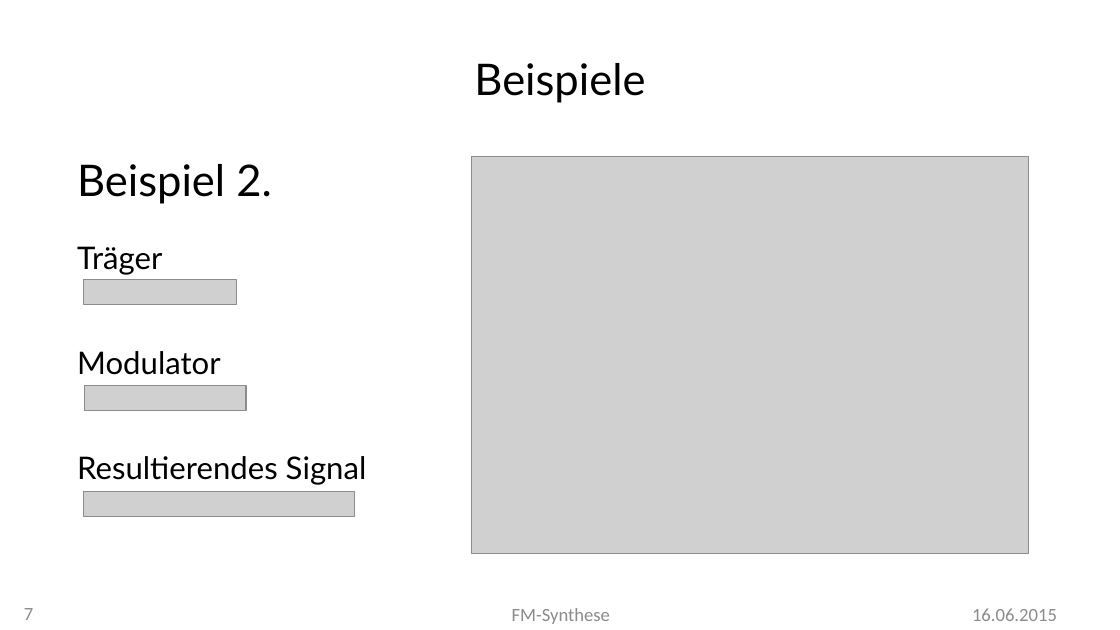
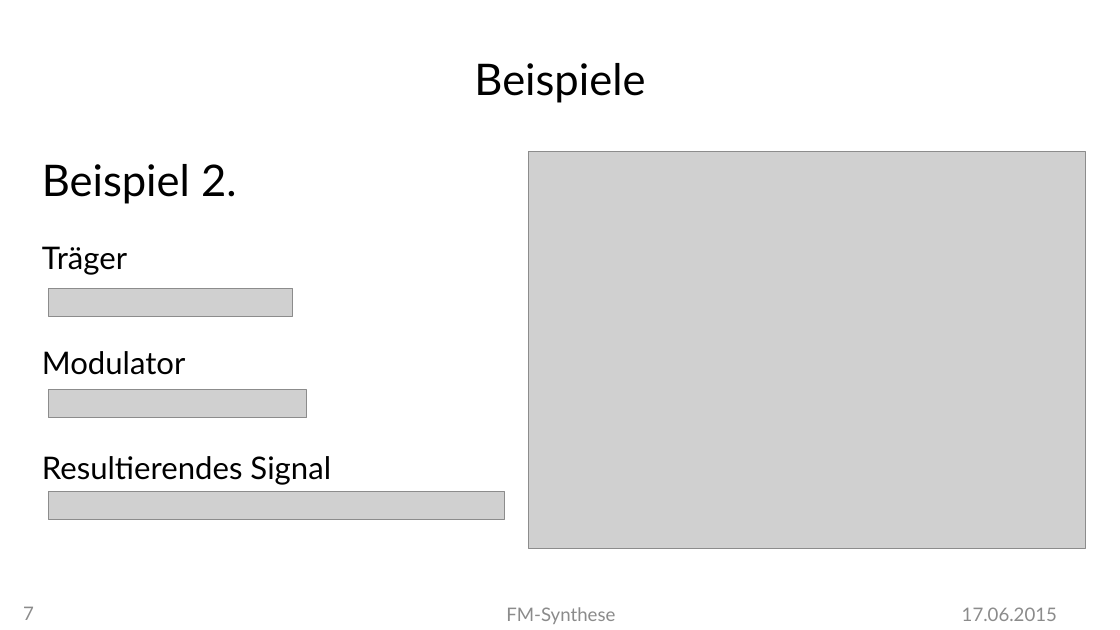
Before and after one commit to MBulli/VSeminar, a slide deck: slide 7 of Praesentation/FMSynthese-Julius.pptx. Drawn at 1120x630 pixels with LibreOffice and Linux fonts; fonts in the diff are those of the drawing; grey boxes stand for pictures; background and template pictures are left out. Boxes give left, top, right and bottom in pixels: in the first picture for what was removed or moved away, otherwise in the second. Text is boxed around its words. In the diff, an @@ line names an element or a change of style, - is before the commit and + after.

```diff
--- a/Praesentation/FMSynthese-Julius.pptx
+++ b/Praesentation/FMSynthese-Julius.pptx
@@ text "Beispiel 2.": place and size @@
-text "Beispiel 2." at box(77, 164, 367, 484)
+text "Beispiel 2." at box(42, 164, 331, 484)
@@ picture: place and size @@
-picture at box(472, 157, 1028, 554)
+picture at box(529, 151, 1085, 549)
@@ picture added at box(48, 289, 292, 317) @@
@@ picture removed at box(84, 280, 236, 305) @@
@@ picture removed at box(84, 385, 245, 410) @@
@@ picture added at box(48, 390, 307, 418) @@
@@ picture: place and size @@
-picture at box(84, 492, 355, 516)
+picture at box(48, 492, 504, 520)
@@ page number at box(23, 606, 34, 620): font Calibri to Lato @@
@@ text "FM-Synthese" at box(506, 607, 615, 624): font Calibri to Lato @@
@@ text at box(962, 607, 1057, 621): text changed; font Calibri to Lato @@
-16.06.2015
+17.06.2015
```
Also in this commit, not shown: 25 other slides changed, 1 slide added.
